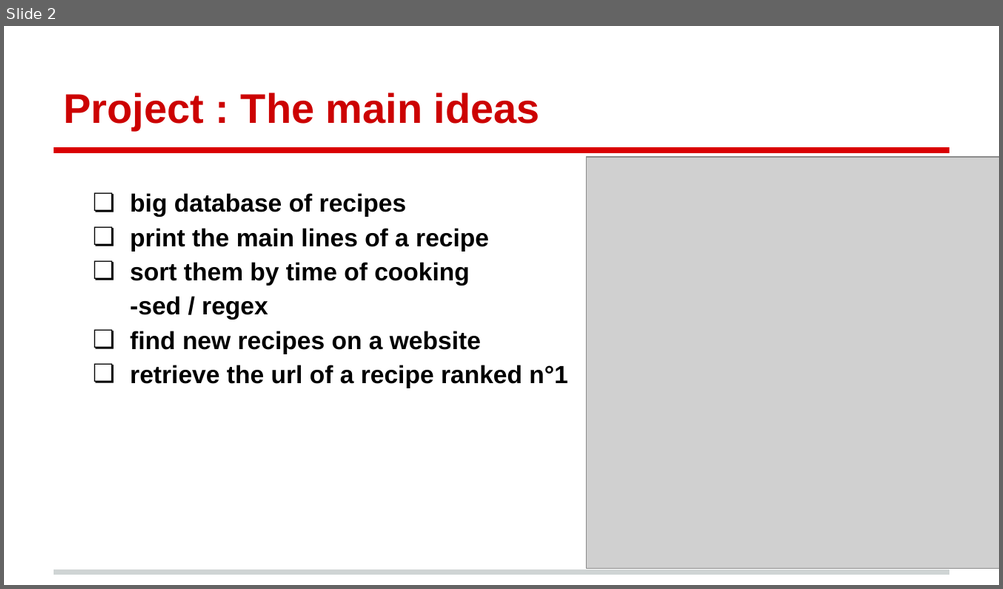
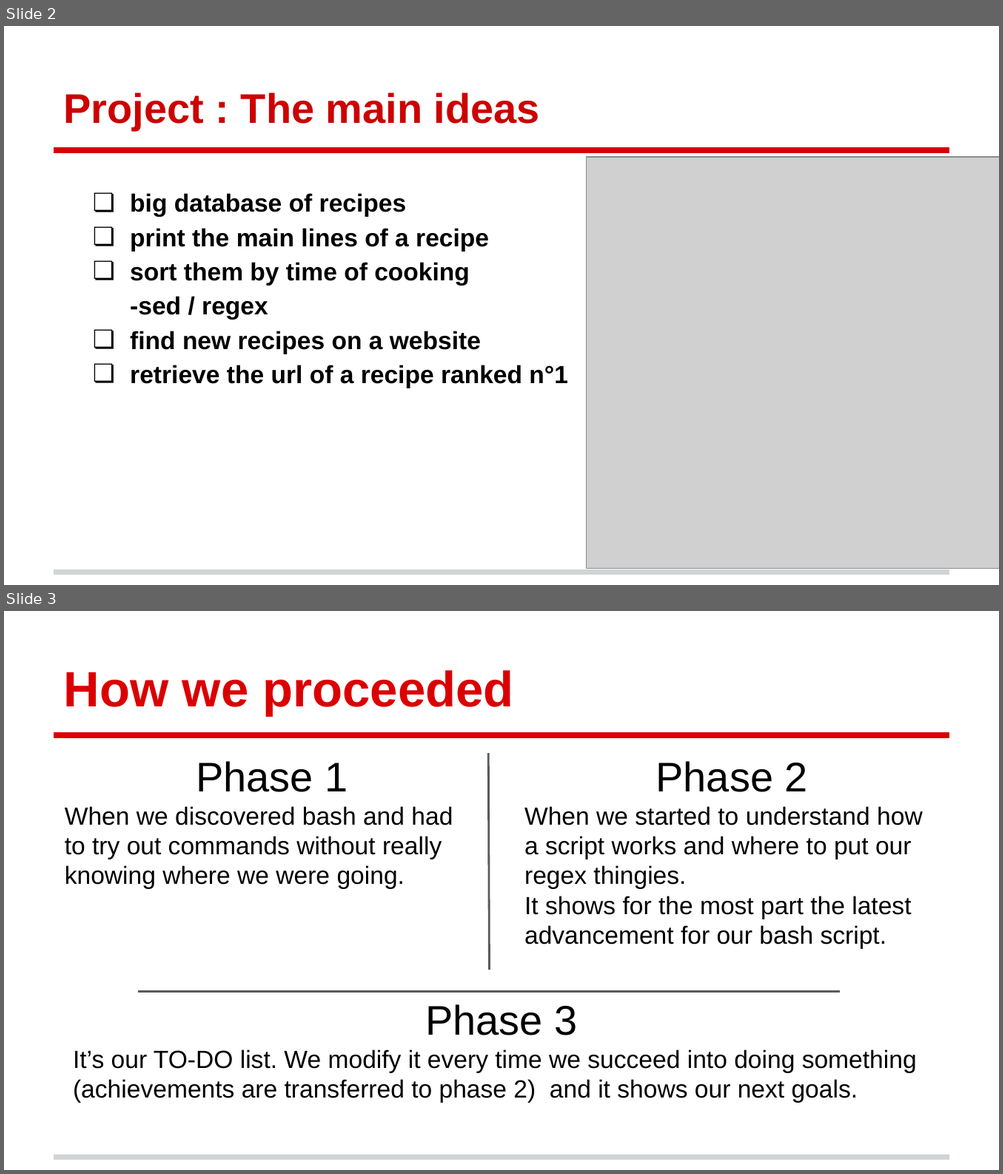
Before and after one commit to kiago/isepse2014, a slide deck: projects/marmiton/Marmiton_project.pptx. Shown one above the other, each under a label of ours: slide 2 before the commit, slides 2 and 3 after it. The pictures are 1003x589 and 1003x1174 pixels, drawn with LibreOffice and Linux fonts; fonts in the diff are those of the drawing; grey boxes stand for pictures. Boxes give left, top, right and bottom in pixels: in the first picture for what was removed or moved away, otherwise in the second. Text is boxed around its words. In the diff, an @@ line names an element or a change of style, - is before the commit and + after.

Commit message:
modify powerpoint, update script marmiton.sh, add while question in qsts_sys_ex.txt, update project explanations in Système_exploitation.txt

```diff
--- a/projects/marmiton/Marmiton_project.pptx
+++ b/projects/marmiton/Marmiton_project.pptx
@@ slide 3 added at (4, 611, 999, 1170), background #FFFFFF; not listed: 2 template elements that a slide beside it also shows @@
@@ title added at (64, 670, 514, 716), 36 pt, text #DA0002, bold @@
+How we proceeded
@@ text added at (65, 761, 452, 889), 18 pt, text #000000 @@
+Phase 1
+When we discovered bash and had to try out commands without really knowing where we were going.
@@ line added from (489, 753) to (489, 970), #5B595A 1.5 pt @@
@@ text added at (524, 761, 922, 948), 18 pt, text #000000 @@
+Phase 2
+When we started to understand how a script works and where to put our regex thingies.
+It shows for the most part the latest advancement for our bash script.
@@ text added at (73, 1005, 916, 1102), 18 pt, text #000000 @@
+Phase 3
+It’s our TO-DO list. We modify it every time we succeed into doing something (achievements are transferred to phase 2) and it shows our next goals.
@@ line added from (839, 992) to (137, 992), #5B595A 1.5 pt @@
```
Also in this commit, not shown: 4 slides changed, 2 other slides added, 5 other files.
